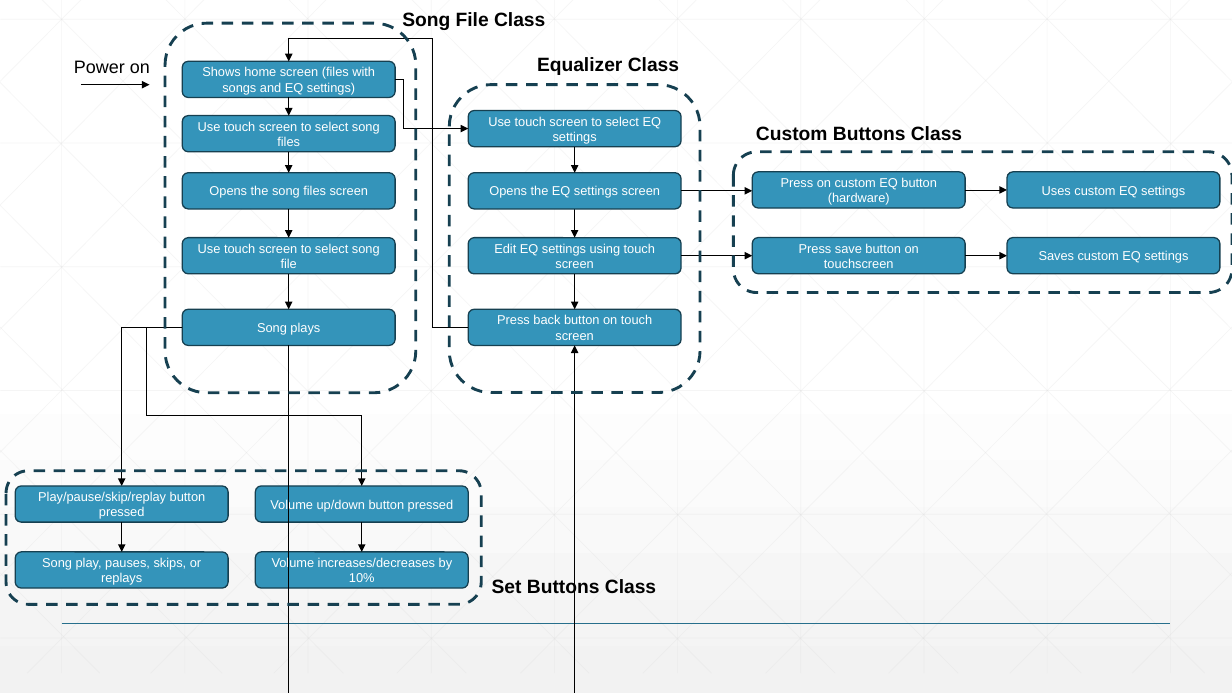
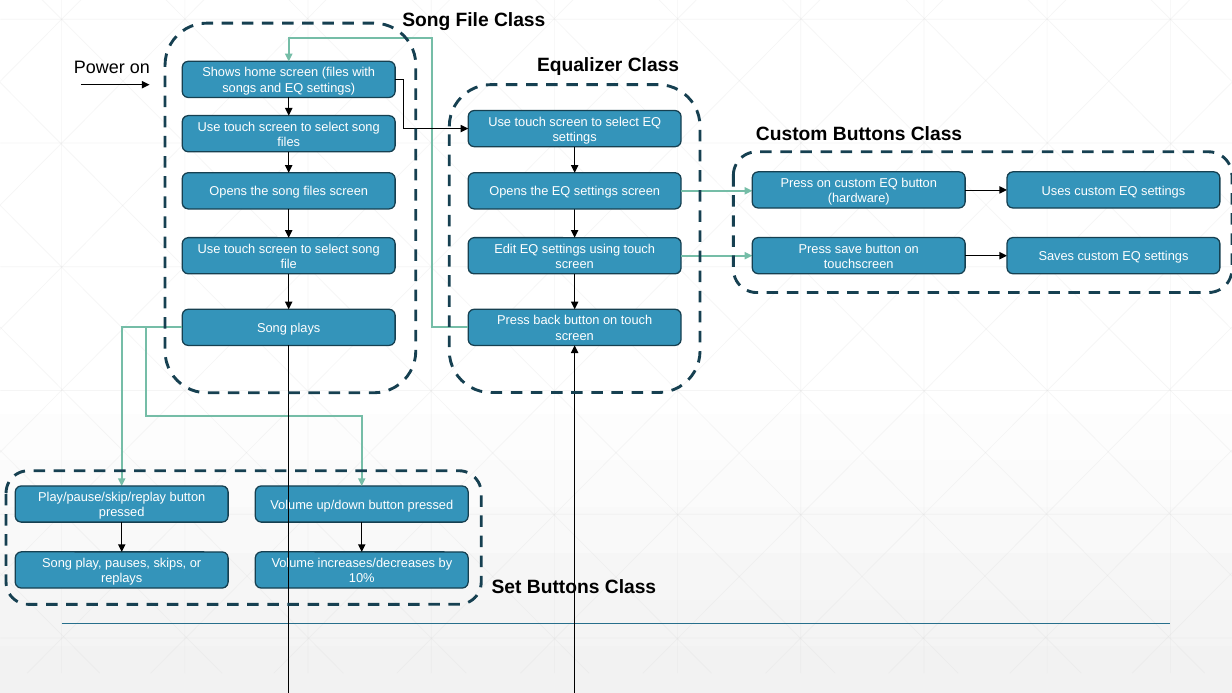
Before and after one commit to ainithit/ENGI301, a slide deck: slide 7 of project_01/docs/Bunchatheravate_ENGI301_project_01_proposal_with_software_block_diagram.pptx. Drawn at 1232x693 pixels with LibreOffice and Linux fonts; fonts in the diff are those of the drawing. Boxes give left, top, right and bottom in pixels: in the first picture for what was removed or moved away, otherwise in the second. Text is boxed around its words. In the diff, an @@ line names an element or a change of style, - is before the commit and + after.

Commit message:
Recheck

```diff
--- a/project_01/docs/Bunchatheravate_ENGI301_project_01_proposal_with_software_block_diagram.pptx
+++ b/project_01/docs/Bunchatheravate_ENGI301_project_01_proposal_with_software_block_diagram.pptx
@@ elbow arrow (469, 327) - (288, 61): stroke #000000 0.5 pt to #75BDA7 1.5 pt @@
@@ arrow (681, 191) - (752, 191): stroke #000000 0.5 pt to #75BDA7 1.5 pt @@
@@ arrow (681, 256) - (752, 256): stroke #000000 0.5 pt to #75BDA7 1.5 pt @@
@@ elbow arrow (182, 327) - (122, 486): stroke #000000 0.5 pt to #75BDA7 1.5 pt @@
@@ elbow arrow (182, 327) - (362, 486): stroke #000000 0.5 pt to #75BDA7 1.5 pt @@
```
